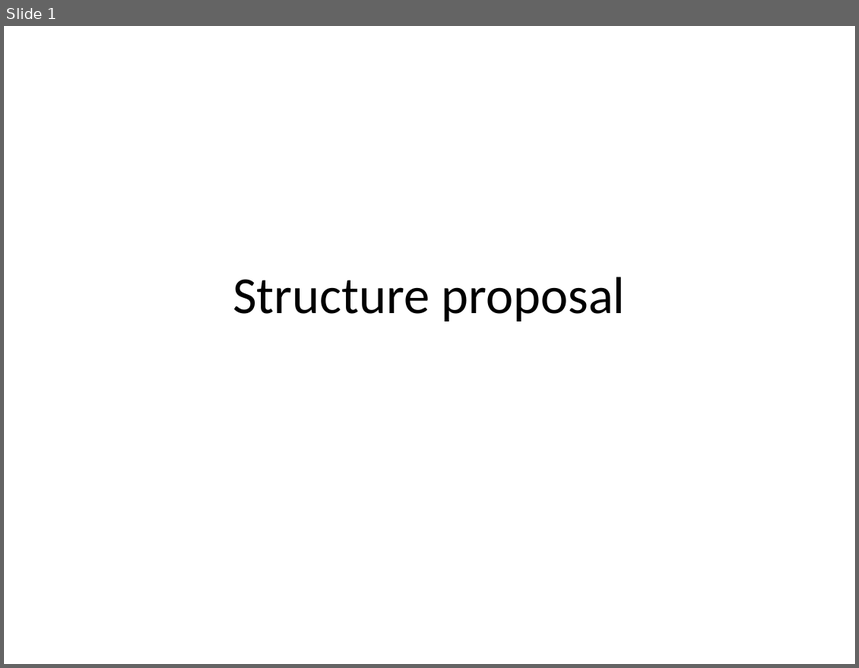
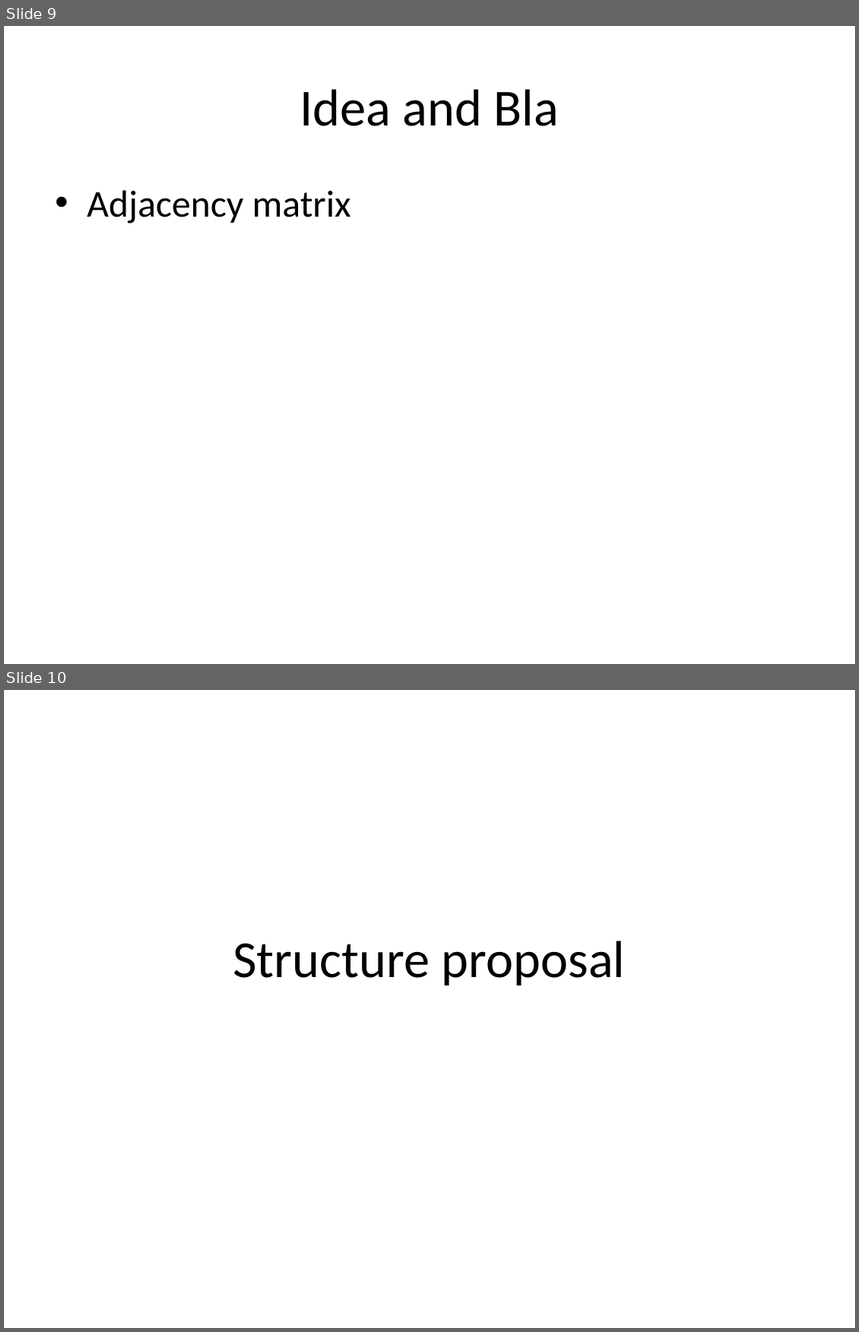
Before and after one commit to EleSwag/Elias-und-Mario, a slide deck: presentation/Test.pptx. Shown one above the other, each under a label of ours: slide 1 before the commit, slides 9 and 10 after it. The pictures are 859x668 and 859x1332 pixels, drawn with LibreOffice and Linux fonts; fonts in the diff are those of the drawing. Boxes give left, top, right and bottom in pixels: in the first picture for what was removed or moved away, otherwise in the second. Text is boxed around its words. In the diff, an @@ line names an element or a change of style, - is before the commit and + after.

```diff
--- a/presentation/Test.pptx
+++ b/presentation/Test.pptx
@@ slide 9 added at (4, 26, 855, 664), background #FFFFFF @@
@@ title added at (300, 89, 560, 126), 44 pt, text #000000 @@
+Idea and Bla
@@ text added at (87, 190, 351, 224), 32 pt, text #000000 @@
+• Adjacency matrix
@@ what was slide 1 is now slide 10 @@
```
Also in this commit, not shown: 1 slide changed, 8 other slides added, 1 other file.
